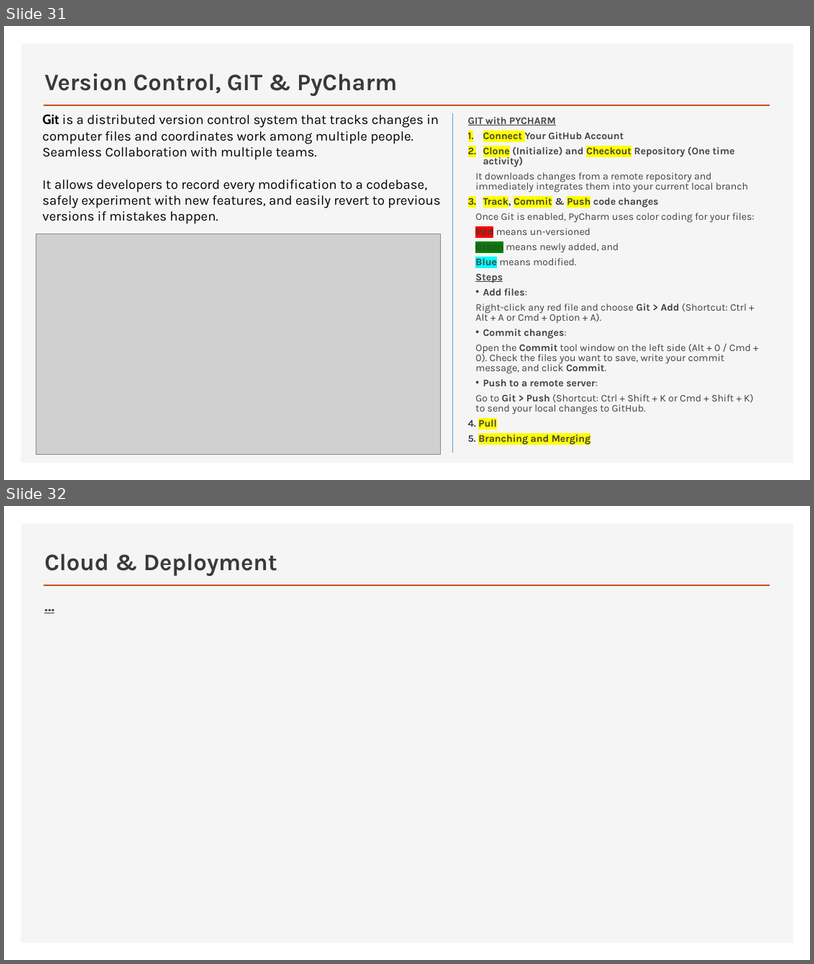
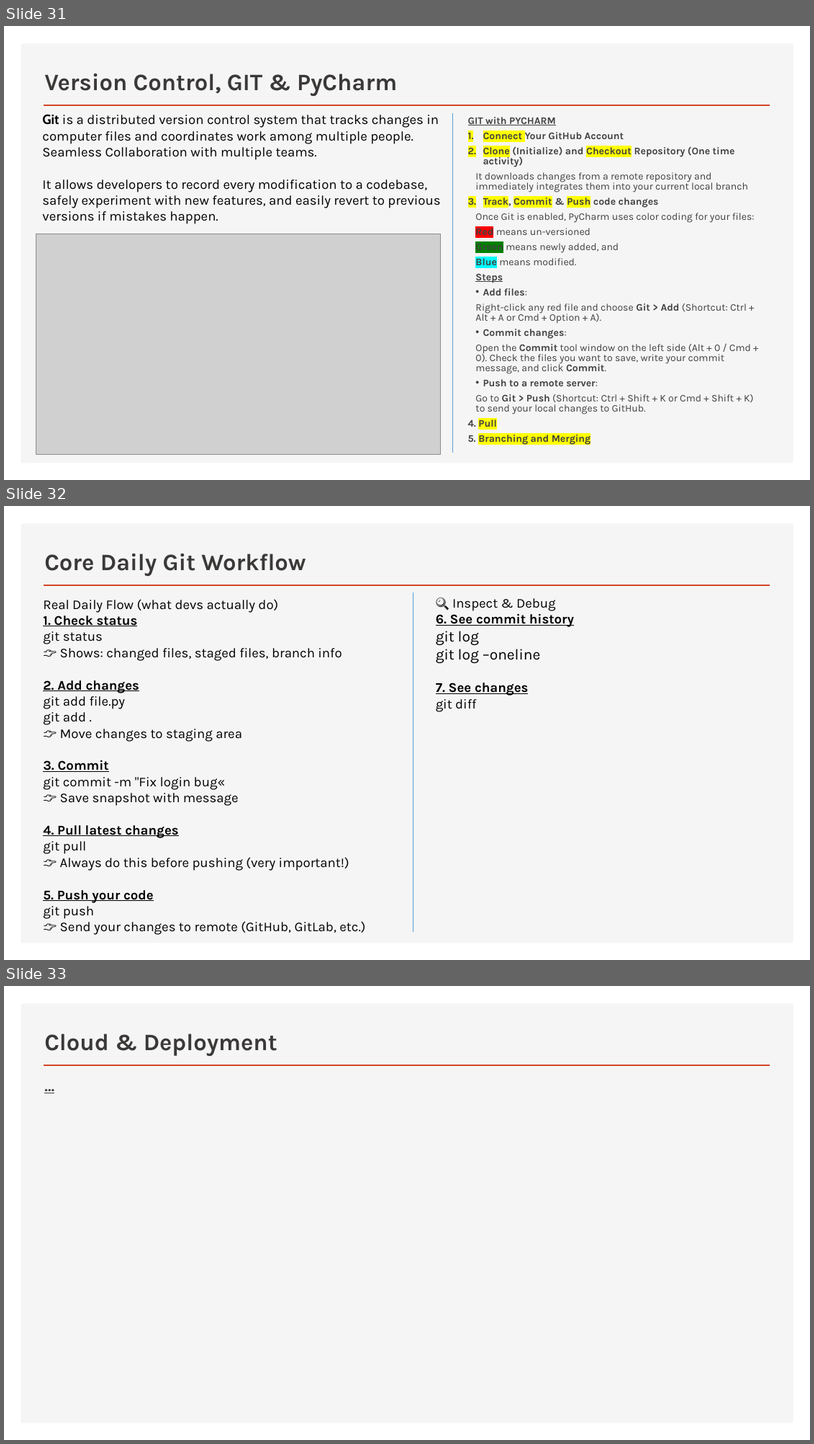
Before and after one commit to rajendrakulkarnigit/QUANT_SIM, a slide deck: docs/QuantSimulation_Project.pptx. Shown one above the other, each under a label of ours: slides 31 and 32 before the commit, slides 31, 32 and 33 after it. The pictures are 814x964 and 814x1444 pixels, drawn with LibreOffice and Linux fonts; fonts in the diff are those of the drawing; grey boxes stand for pictures. Boxes give left, top, right and bottom in pixels: in the first picture for what was removed or moved away, otherwise in the second. Text is boxed around its words. In the diff, an @@ line names an element or a change of style, - is before the commit and + after.

Commit message:
ppt changes

```diff
--- a/docs/QuantSimulation_Project.pptx
+++ b/docs/QuantSimulation_Project.pptx
@@ slide 32 added at <box>4,506,810,960</box>, background #FFFFFF; not listed: 2 template elements that a slide beside it also shows @@
@@ title added at <box>44,553,306,576</box>, 28 pt, text #3B3838, bold @@
+Core Daily Git Workflow
@@ text added at <box>43,599,365,934</box>, 16 pt, text #000000 @@
+Real Daily Flow (what devs actually do)
+1. Check status
+git status
+👉 Shows: changed files, staged files, branch info
+2. Add changes
+git add file.py
+git add .
+👉 Move changes to staging area
+3. Commit
+git commit -m "Fix login bug«
+👉 Save snapshot with message
+4. Pull latest changes
+git pull
+👉 Always do this before pushing (very important!)
+5. Push your code
+git push
+👉 Send your changes to remote (GitHub, GitLab, etc.)
@@ line added from (414, 592) to (414, 932), #5B9BD5 0.75 pt @@
@@ text added at <box>436,598,574,663</box>, 16 pt, text #000000 @@
+🔍 Inspect & Debug
+6. See commit history
+git log
+git log –oneline
+7. See changes
+git diff
@@ what was slide 32 is now slide 33 @@
```
Also in this commit, not shown: 1 other file.
